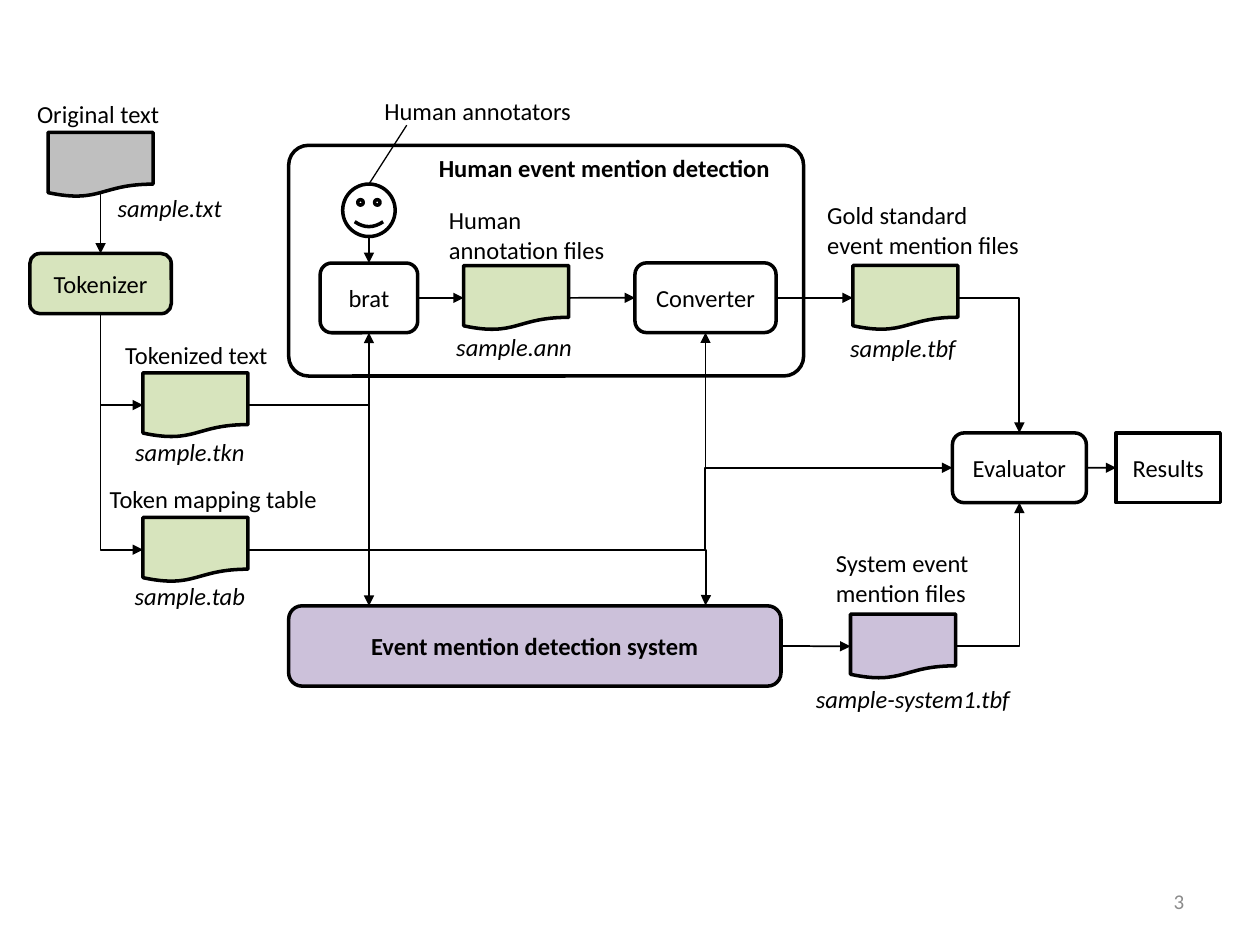
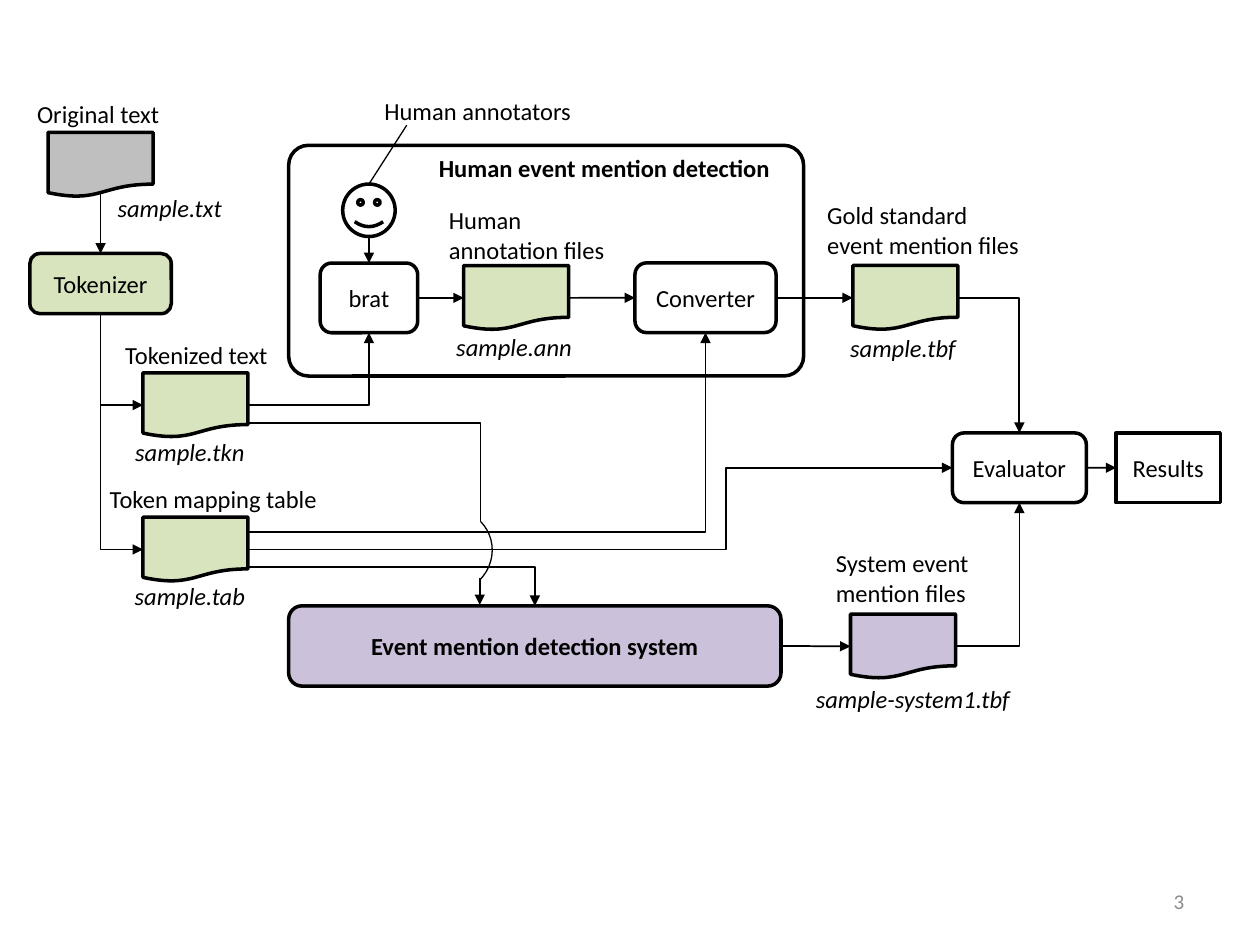
Before and after one commit to hunterhector/EvmEval, a slide deck: slide 3 of doc/evm-eval-work-flow.pptx. Drawn at 1260x945 pixels with LibreOffice and Linux fonts; fonts in the diff are those of the drawing. Boxes give left, top, right and bottom in pixels: in the first picture for what was removed or moved away, otherwise in the second. Text is boxed around its words. In the diff, an @@ line names an element or a change of style, - is before the commit and + after.

```diff
--- a/doc/evm-eval-work-flow.pptx
+++ b/doc/evm-eval-work-flow.pptx
@@ elbow arrow moved from (248, 549) - (706, 333) to (248, 532) - (706, 333) @@
@@ elbow arrow moved from (248, 406) - (369, 606) to (248, 423) - (480, 522) @@
@@ elbow arrow (248, 423) - (480, 522): elbow arrow to elbow line @@
@@ elbow arrow (248, 549) - (953, 467): route changed @@
@@ arc (boxed as its full ellipse) added at [392, 492, 509, 610], outline #000000 0.75 pt @@
@@ elbow arrow moved from (248, 549) - (706, 606) to (248, 567) - (534, 606) @@
@@ arrow added from (480, 578) to (480, 605), #000000 1 pt @@
```
Also in this commit, not shown: 1 other file.
